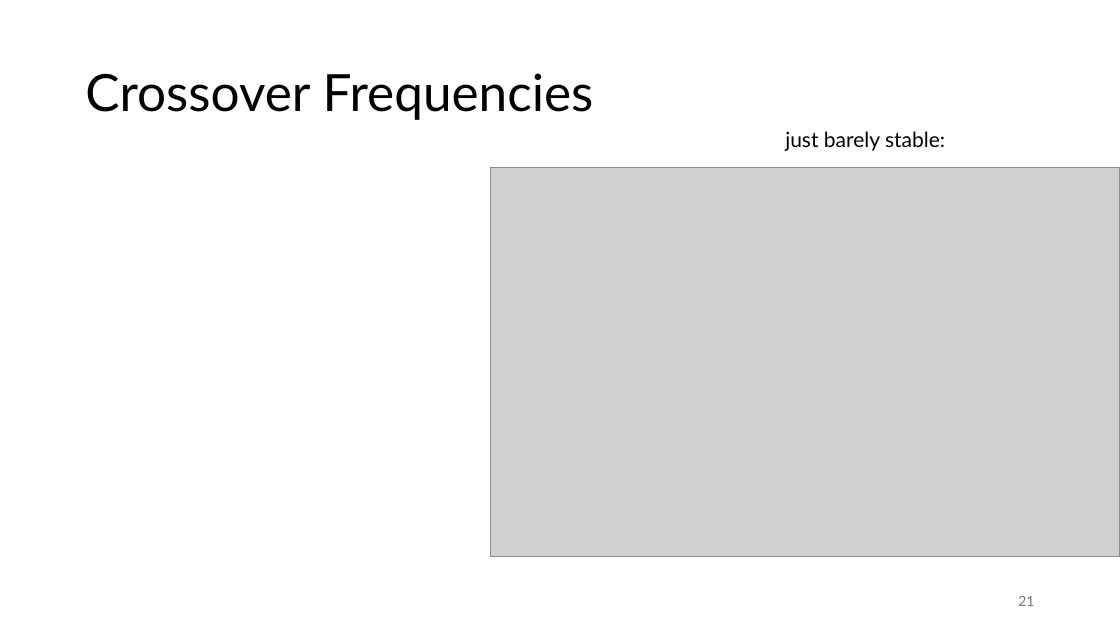
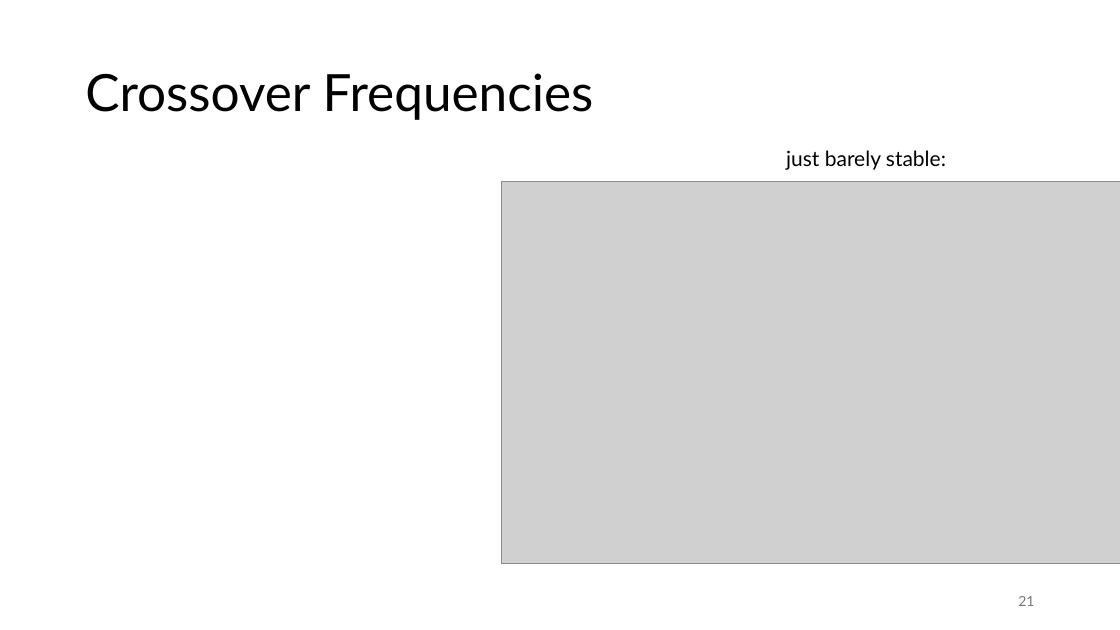
Before and after one commit to FelixWick/control_engineering, a slide deck: slide 21 of slides/4_stability.pptx. Drawn at 1120x630 pixels with LibreOffice and Linux fonts; fonts in the diff are those of the drawing; grey boxes stand for pictures. Boxes give left, top, right and bottom in pixels: in the first picture for what was removed or moved away, otherwise in the second. Text is boxed around its words. In the diff, an @@ line names an element or a change of style, - is before the commit and + after.

```diff
--- a/slides/4_stability.pptx
+++ b/slides/4_stability.pptx
@@ text "just barely stable:" moved from (x1=785, y1=131, x2=945, y2=151) to (x1=786, y1=150, x2=946, y2=170) @@
@@ picture resized from (x1=491, y1=168, x2=1120, y2=556) to (x1=502, y1=181, x2=1120, y2=564) @@
```
